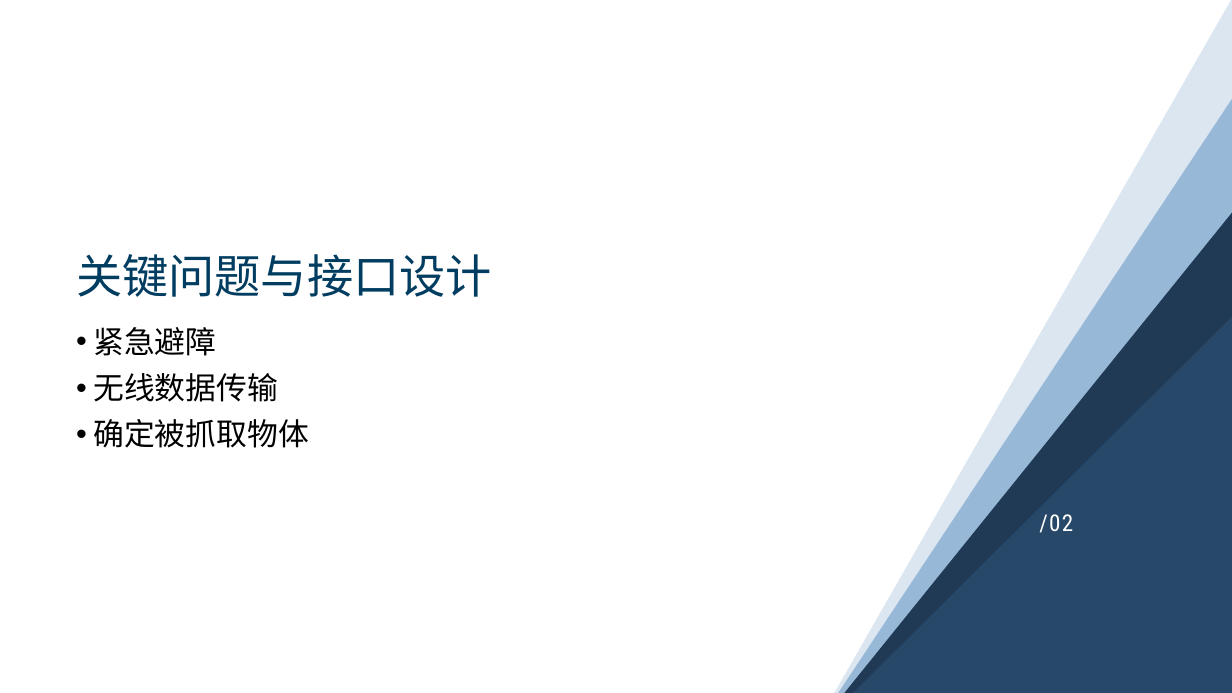
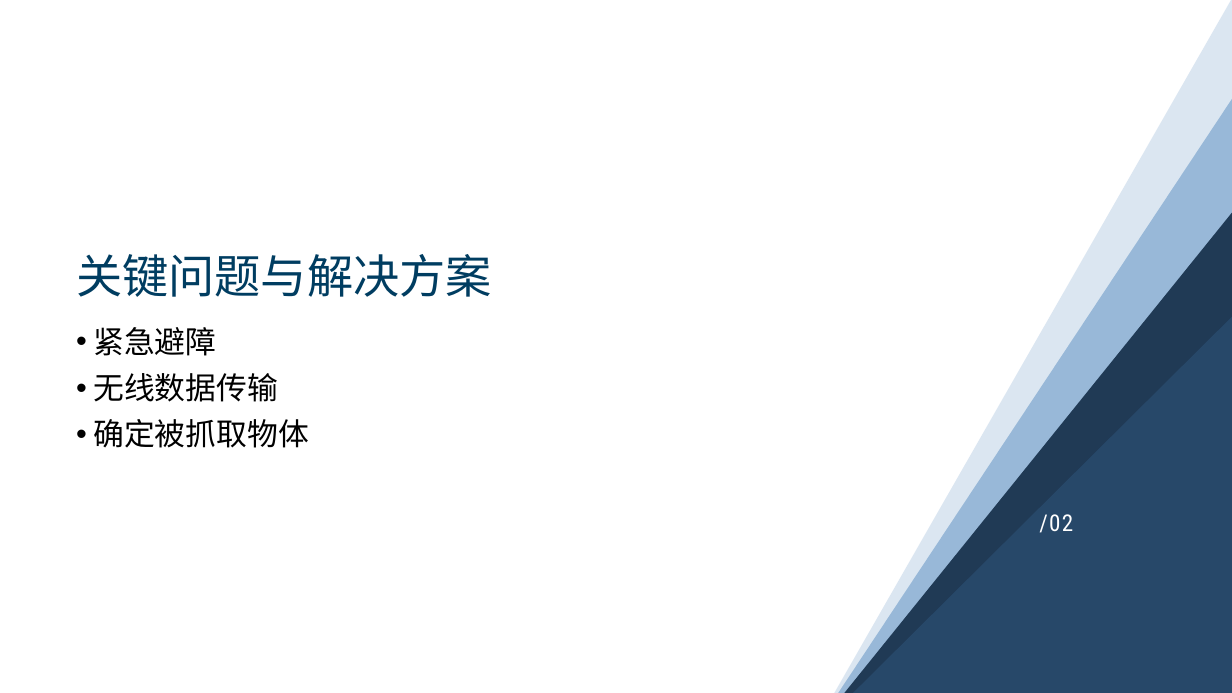
Before and after one commit to sebuaa2019/Team108, a slide deck: slide 4 of Team108-代码分析评审v0.1.pptx. Drawn at 1232x693 pixels with LibreOffice and Linux fonts; fonts in the diff are those of the drawing. Boxes give left, top, right and bottom in pixels: in the first picture for what was removed or moved away, otherwise in the second. Text is boxed around its words. In the diff, an @@ line names an element or a change of style, - is before the commit and + after.

```diff
--- a/Team108-代码分析评审v0.1.pptx
+++ b/Team108-代码分析评审v0.1.pptx
@@ title at [76, 254, 492, 297]: text changed @@
-关键问题与接口设计
+关键问题与解决方案
```
Also in this commit, not shown: 2 other slides changed, 5 slides added, 18 slides removed, 1 other file.
